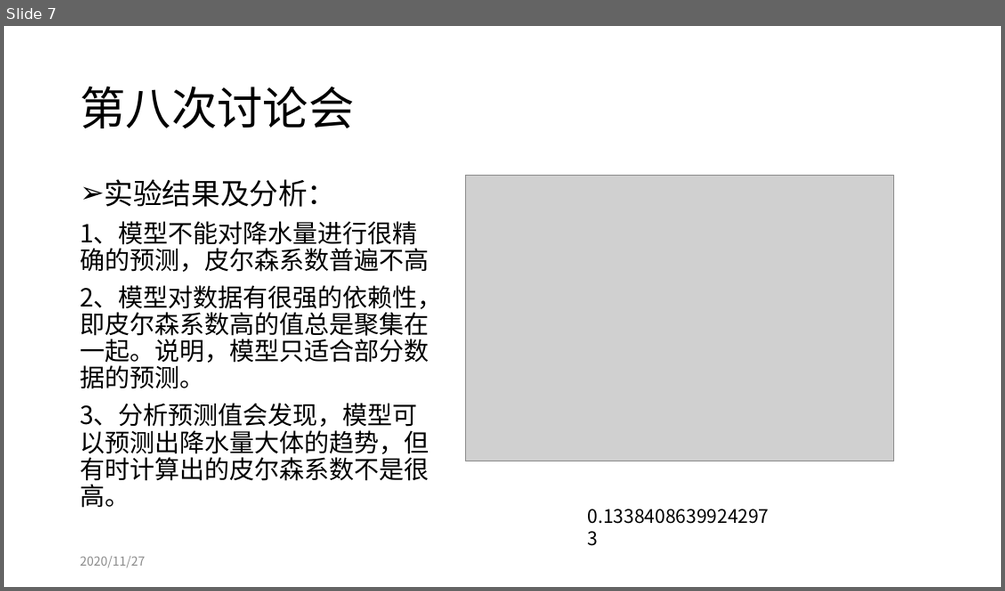
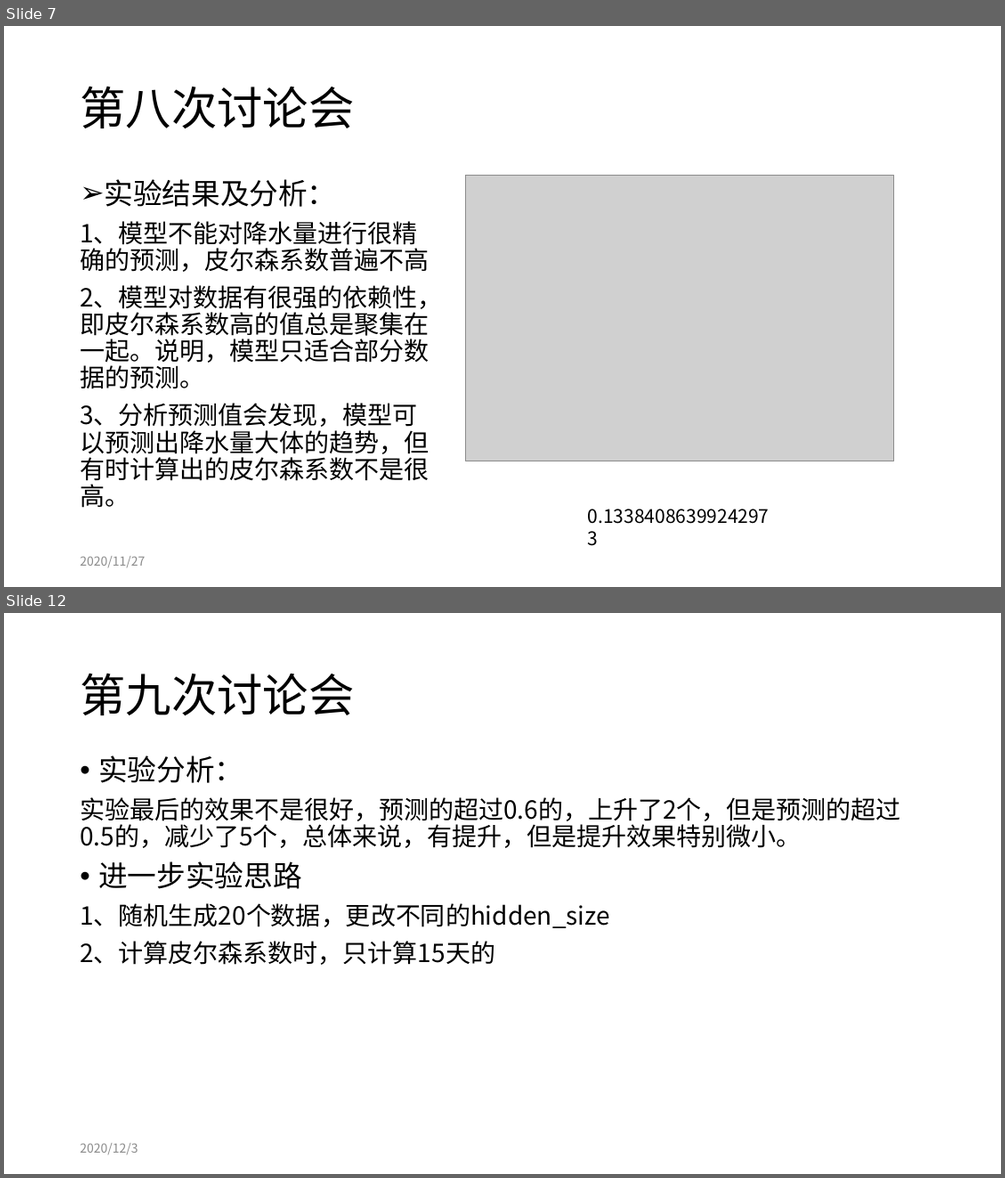
Before and after one commit to tureful/tureful.github.io, a slide deck: workshop_summary.pptx. Shown one above the other, each under a label of ours: slide 7 before the commit, slides 7 and 12 after it; the slides between them are not shown. The pictures are 1005x591 and 1005x1178 pixels, drawn with LibreOffice and Linux fonts; fonts in the diff are those of the drawing; grey boxes stand for pictures. Boxes give left, top, right and bottom in pixels: in the first picture for what was removed or moved away, otherwise in the second. Text is boxed around its words. In the diff, an @@ line names an element or a change of style, - is before the commit and + after.

```diff
--- a/workshop_summary.pptx
+++ b/workshop_summary.pptx
@@ slide 12 added at [4,613,1001,1174], background #FFFFFF @@
@@ title added at [80,673,354,715], 44 pt, text #000000 @@
+第九次讨论会
@@ text added at [80,755,900,965], 24 pt, text #000000 @@
+• 实验分析：
+实验最后的效果不是很好，预测的超过0.6的，上升了2个，但是预测的超过0.5的，减少了5个，总体来说，有提升，但是提升效果特别微小。
+• 进一步实验思路
+1、随机生成20个数据，更改不同的hidden_size
+2、计算皮尔森系数时，只计算15天的
@@ text added at [80,1143,138,1154], 12 pt, text #8C8C8C @@
+2020/12/3
```
Also in this commit, not shown: 4 other slides added, 5 other files.
